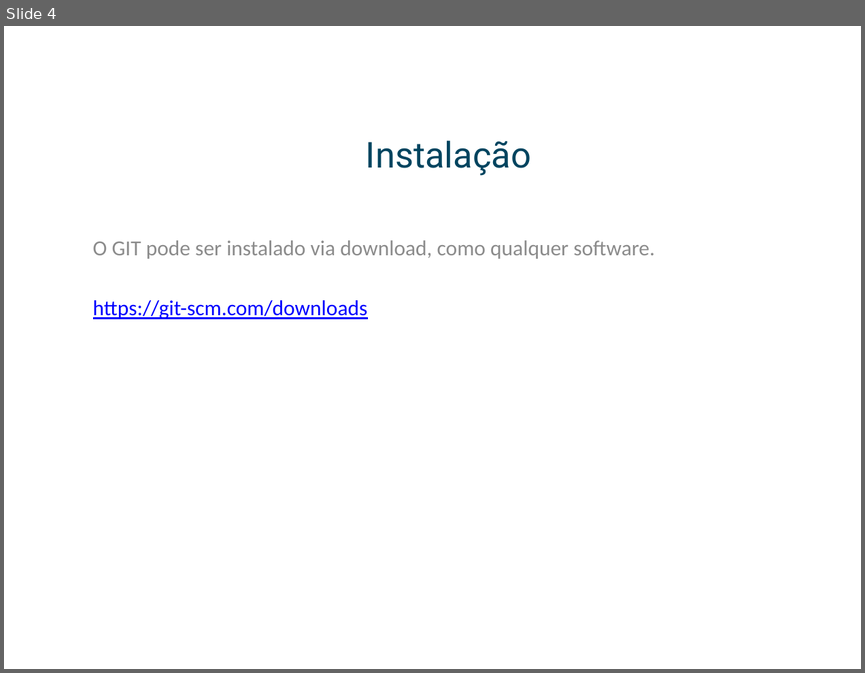
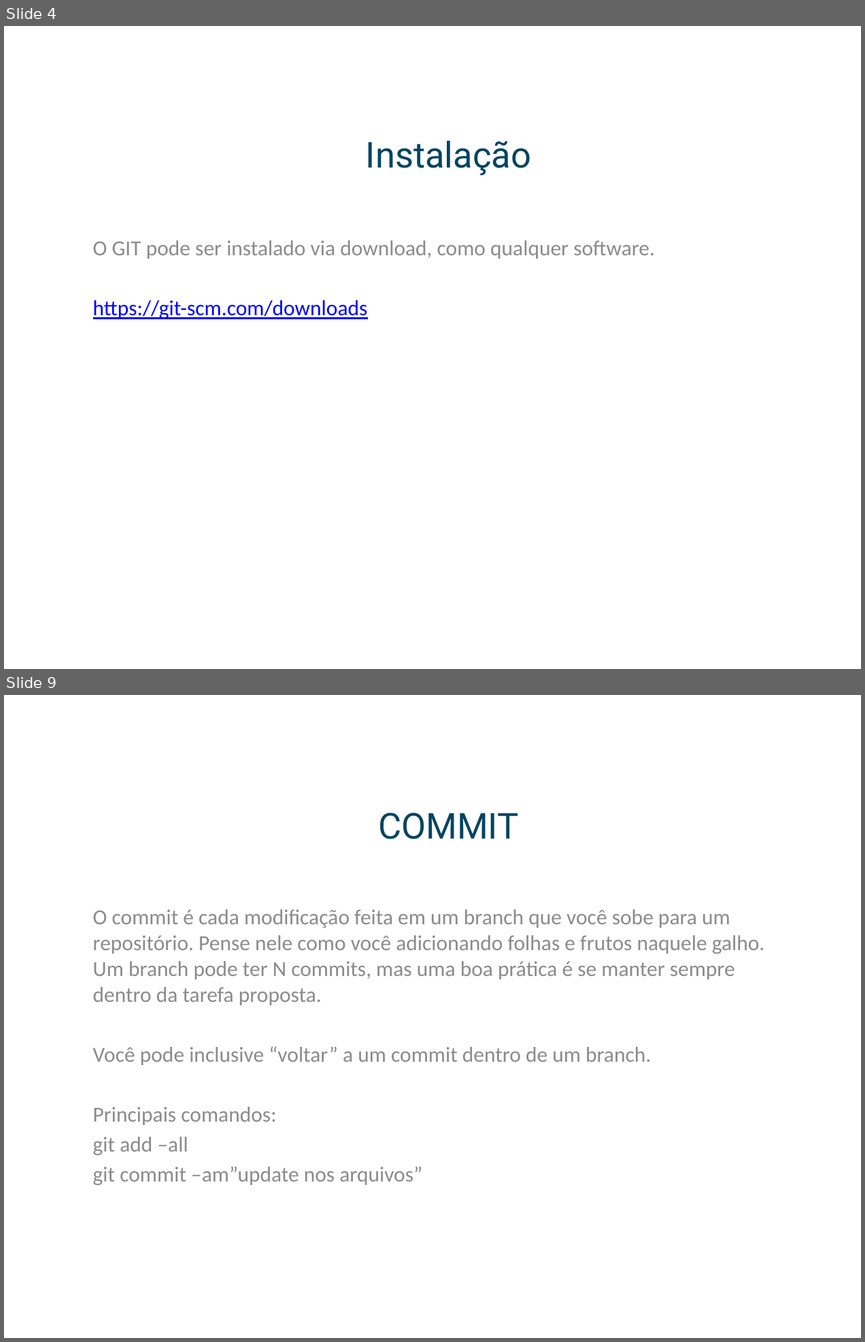
Before and after one commit to leafarcathal/gitws, a slide deck: Workshop.pptx. Shown one above the other, each under a label of ours: slide 4 before the commit, slides 4 and 9 after it; the slides between them are not shown. The pictures are 865x673 and 865x1342 pixels, drawn with LibreOffice and Linux fonts; fonts in the diff are those of the drawing; background and template pictures are left out. Boxes give left, top, right and bottom in pixels: in the first picture for what was removed or moved away, otherwise in the second. Text is boxed around its words. In the diff, an @@ line names an element or a change of style, - is before the commit and + after.

Commit message:
upd arquivo base

```diff
--- a/Workshop.pptx
+++ b/Workshop.pptx
@@ slide 9 added at (x1=4, y1=695, x2=861, y2=1338), background picture (left out) @@
@@ title added at (x1=378, y1=813, x2=519, y2=839), 30 pt, text #00445F @@
+COMMIT
@@ subtitle added at (x1=93, y1=909, x2=765, y2=1185), 18 pt, text #8C8C8C @@
+O commit é cada modificação feita em um branch que você sobe para um repositório. Pense nele como você adicionando folhas e frutos naquele galho. Um branch pode ter N commits, mas uma boa prática é se manter sempre dentro da tarefa proposta.
+Você pode inclusive “voltar” a um commit dentro de um branch.
+Principais comandos:
+git add –all
+git commit –am”update nos arquivos”
```
Also in this commit, not shown: 2 slides changed, 8 other slides added, 1 slide removed.
